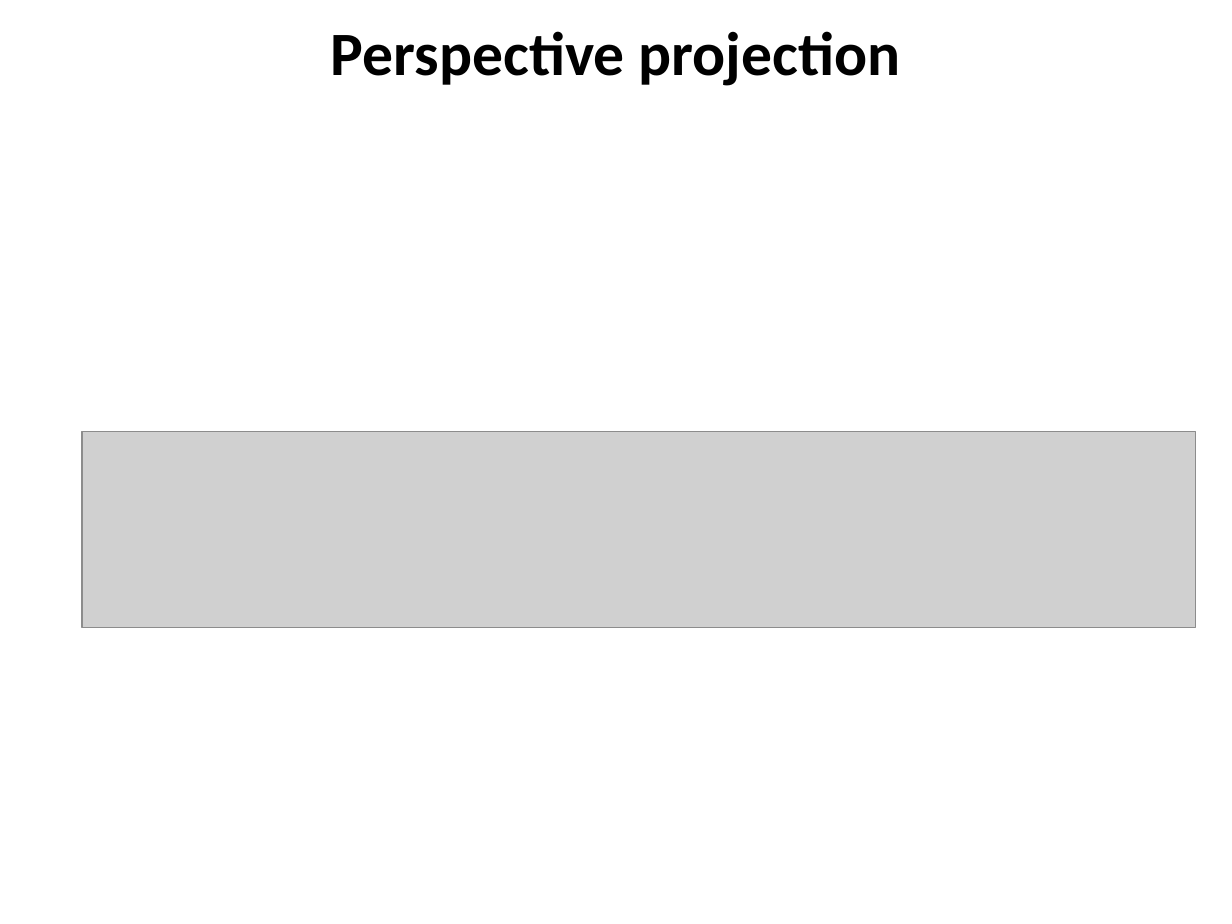
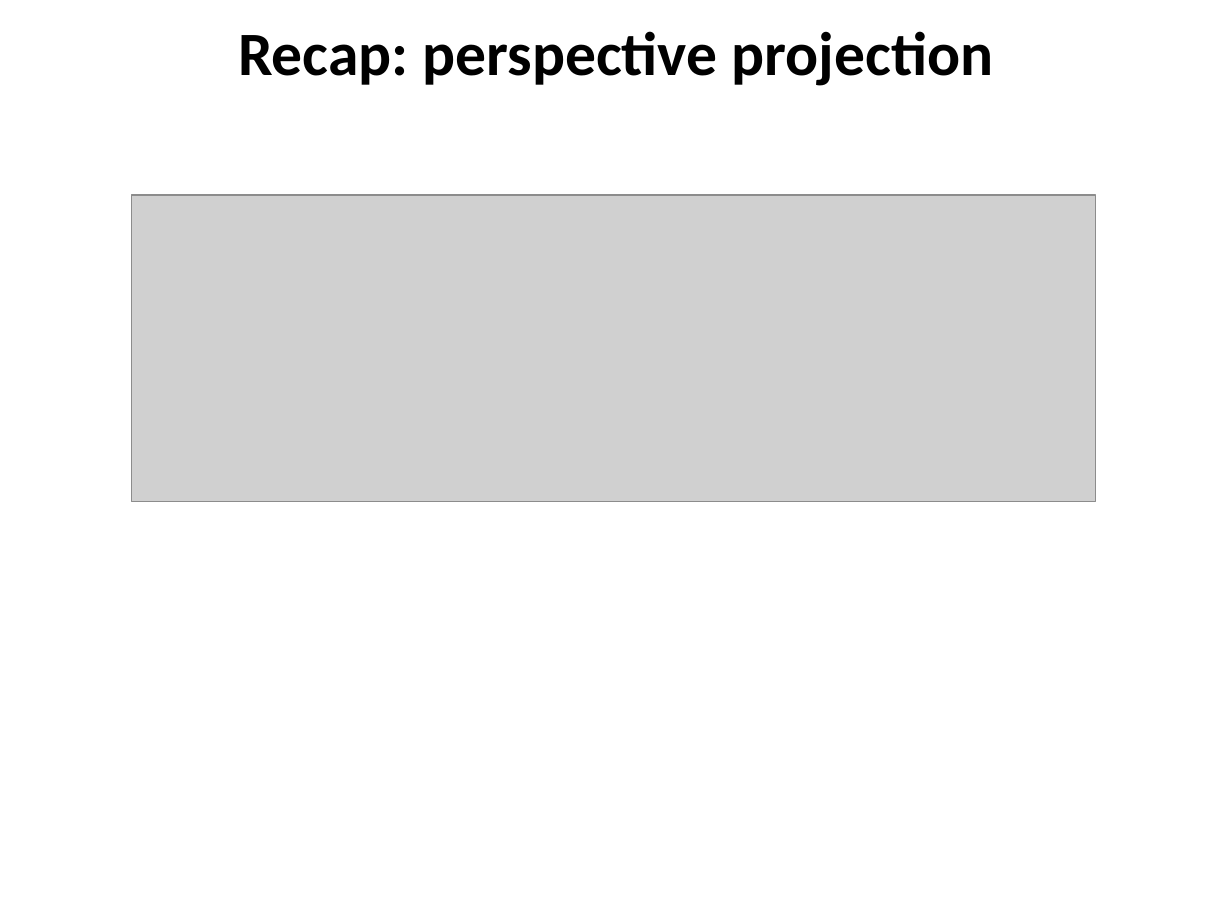
Before and after one commit to YoniChechik/AI_is_Math, a slide deck: slide 10 of c_07_camera_calibration/camera calibration.pptx (slide 4 before the commit). Drawn at 1232x924 pixels with LibreOffice and Linux fonts; fonts in the diff are those of the drawing; grey boxes stand for pictures. Boxes give left, top, right and bottom in pixels: in the first picture for what was removed or moved away, otherwise in the second. Text is boxed around its words. In the diff, an @@ line names an element or a change of style, - is before the commit and + after.

```diff
--- a/c_07_camera_calibration/camera calibration.pptx
+++ b/c_07_camera_calibration/camera calibration.pptx
@@ title at [238, 31, 993, 86]: text changed @@
-Perspective projection
+Recap: perspective projection
@@ picture added at [132, 195, 1095, 501] @@
@@ picture removed at [83, 431, 1196, 627] @@
```
Also in this commit, not shown: 13 slides added, 9 other files.
